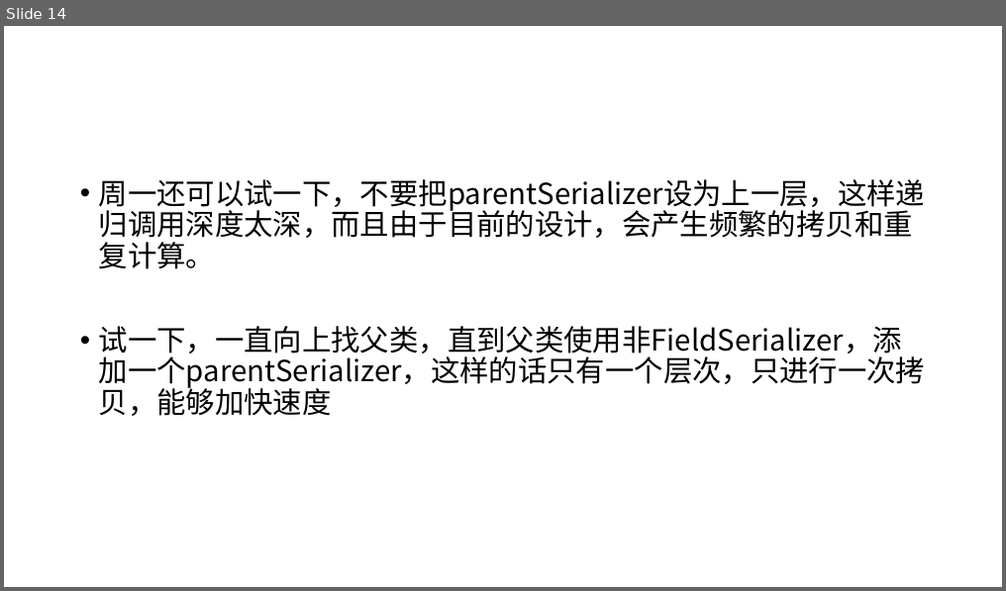
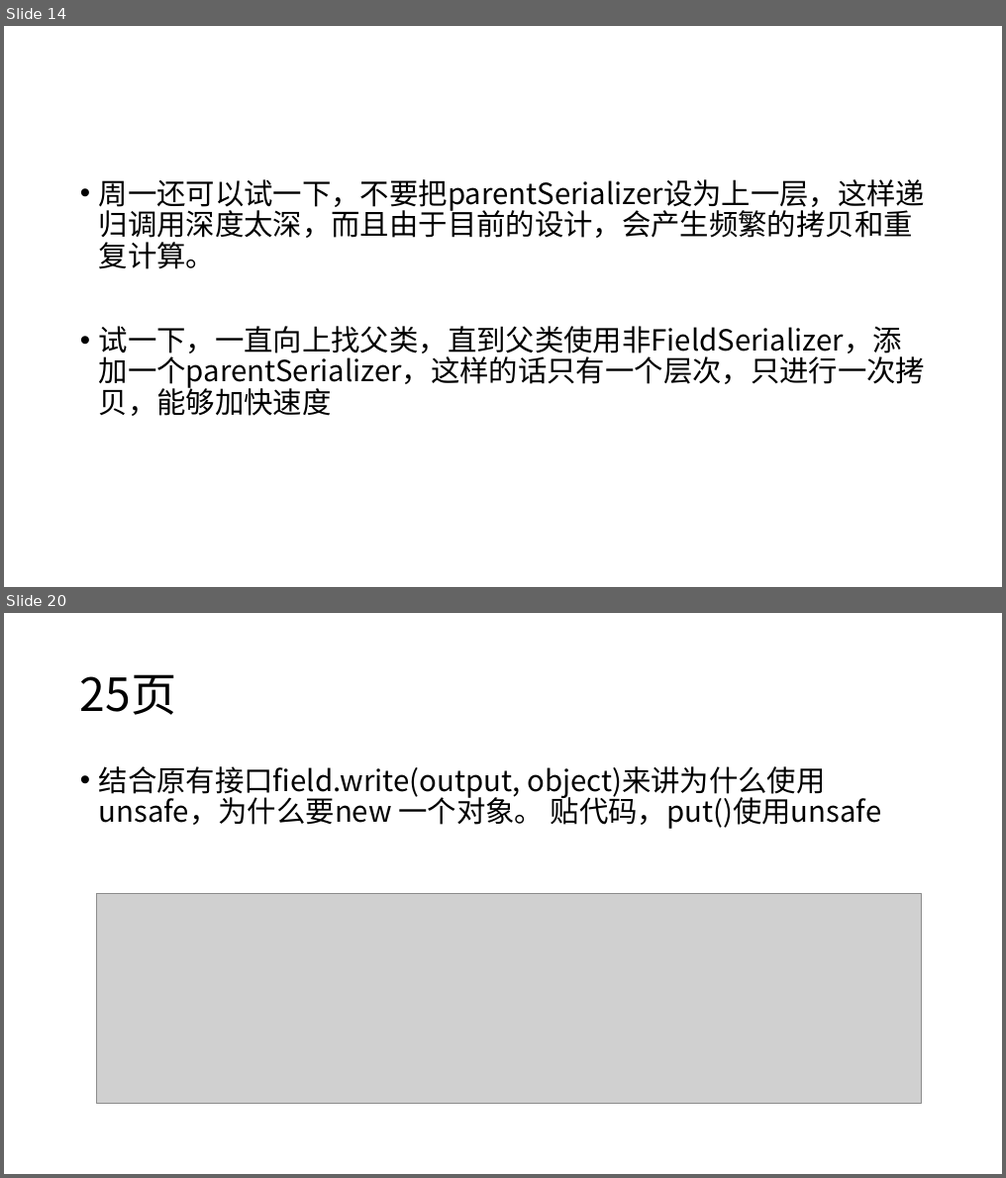
Before and after one commit to aijm/books, a slide deck: 答辩.pptx. Shown one above the other, each under a label of ours: slide 14 before the commit, slides 14 and 20 after it; the slides between them are not shown. The pictures are 1006x591 and 1006x1178 pixels, drawn with LibreOffice and Linux fonts; fonts in the diff are those of the drawing; grey boxes stand for pictures. Boxes give left, top, right and bottom in pixels: in the first picture for what was removed or moved away, otherwise in the second. Text is boxed around its words. In the diff, an @@ line names an element or a change of style, - is before the commit and + after.

```diff
--- a/答辩.pptx
+++ b/答辩.pptx
@@ slide 20 added at [4,613,1002,1174], background #FFFFFF @@
@@ title added at [80,674,177,715], 44 pt, text #000000 @@
+25页
@@ text added at [99,766,882,829], 28 pt, text #000000 @@
+• 结合原有接口field.write(output, object)来讲为什么使用unsafe，为什么要new 一个对象。 贴代码，put()使用unsafe
@@ picture added at [97,894,922,1103] @@
```
Also in this commit, not shown: 5 other slides added.
